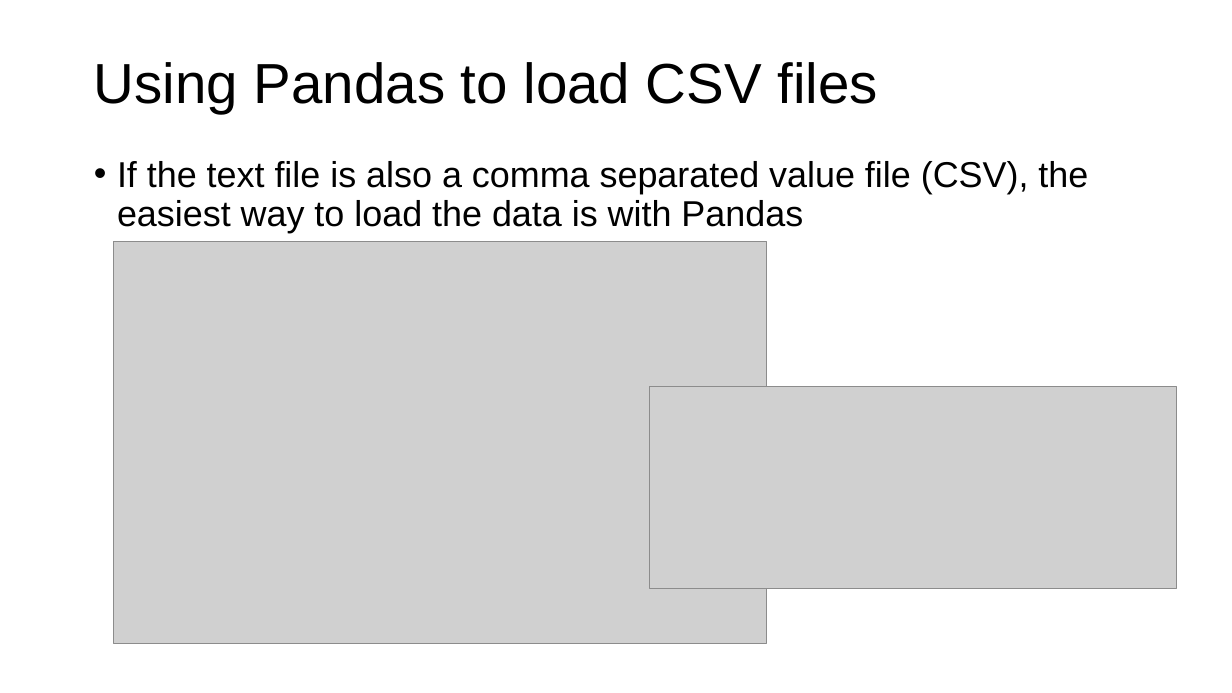
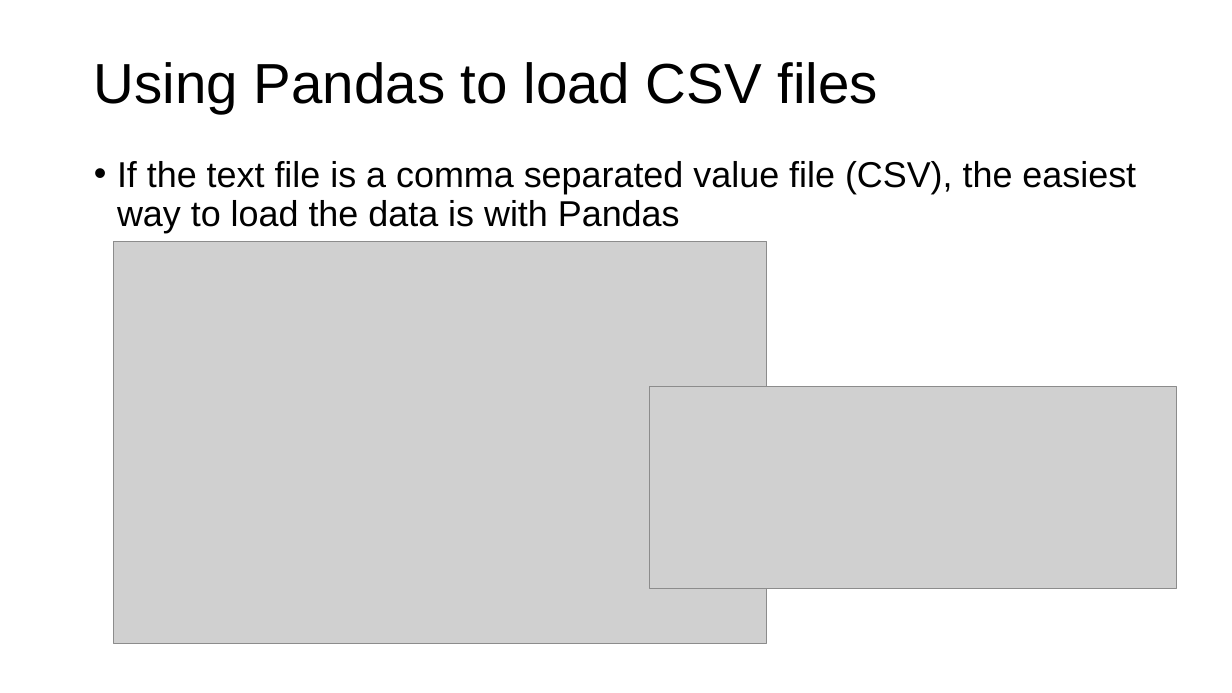
Before and after one commit to parrt/msds501, a slide deck: slide 8 of slides/files.pptx. Drawn at 1232x693 pixels with LibreOffice and Linux fonts; fonts in the diff are those of the drawing; grey boxes stand for pictures; background and template pictures are left out. Boxes give left, top, right and bottom in pixels: in the first picture for what was removed or moved away, otherwise in the second. Text is boxed around its words. In the diff, an @@ line names an element or a change of style, - is before the commit and + after.

```diff
--- a/slides/files.pptx
+++ b/slides/files.pptx
@@ text at bbox=[117, 161, 1136, 233]: text changed @@
-• If the text file is also a comma separated value file (CSV), the easiest way to load the data is with Pandas
+• If the text file is a comma separated value file (CSV), the easiest way to load the data is with Pandas
```
Also in this commit, not shown: 4 other slides changed.
